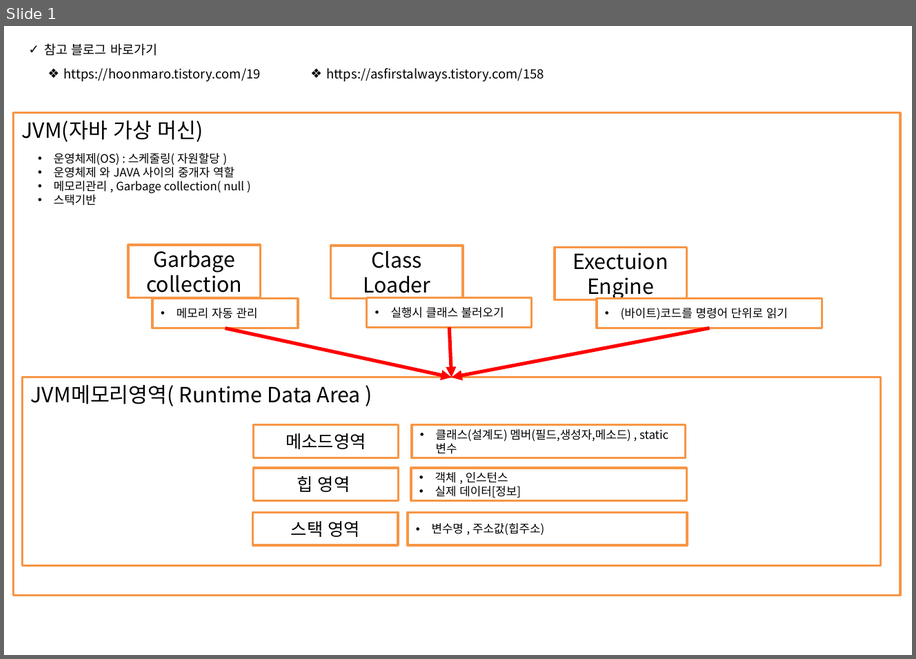
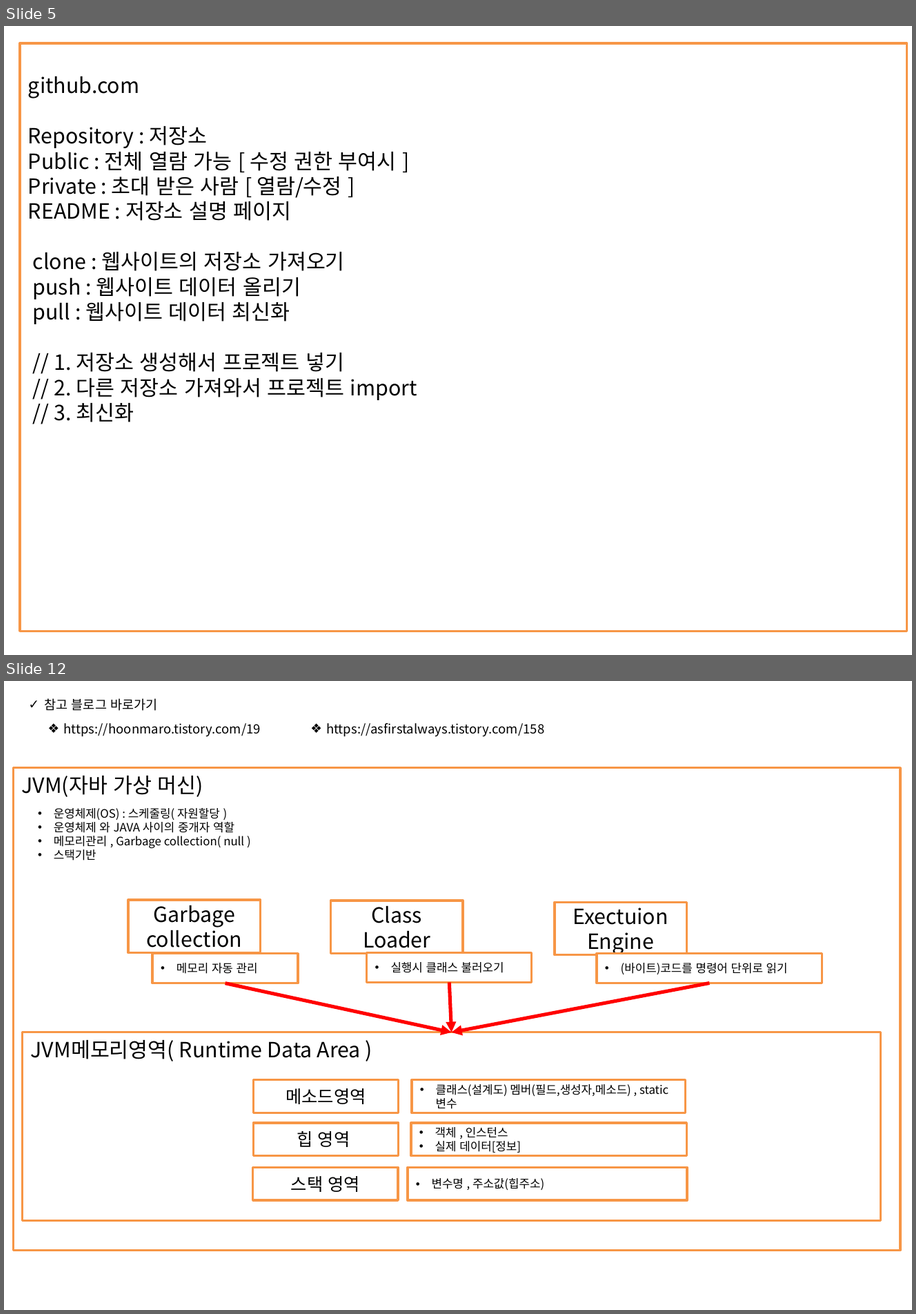
Before and after one commit to kth0027/ezen_kth, a slide deck: Study_Revise/JAVA-PPT/JAVA정리.pptx. Shown one above the other, each under a label of ours: slide 1 before the commit, slides 5 and 12 after it; the slides between them are not shown. The pictures are 916x659 and 916x1314 pixels, drawn with LibreOffice and Linux fonts; fonts in the diff are those of the drawing. Boxes give left, top, right and bottom in pixels: in the first picture for what was removed or moved away, otherwise in the second. Text is boxed around its words. In the diff, an @@ line names an element or a change of style, - is before the commit and + after.

```diff
--- a/Study_Revise/JAVA-PPT/JAVA정리.pptx
+++ b/Study_Revise/JAVA-PPT/JAVA정리.pptx
@@ slide 5 added at bbox=[4, 26, 912, 655], background #FFFFFF @@
@@ rectangle added at bbox=[20, 44, 907, 631], outline #F79646 2 pt, 18 pt, text #000000 @@
+github.com
+Repository : 저장소
+Public : 전체 열람 가능 [ 수정 권한 부여시 ]
+Private : 초대 받은 사람 [ 열람/수정 ]
+README : 저장소 설명 페이지
+clone : 웹사이트의 저장소 가져오기
+push : 웹사이트 데이터 올리기
+pull : 웹사이트 데이터 최신화
+// 1. 저장소 생성해서 프로젝트 넣기
+// 2. 다른 저장소 가져와서 프로젝트 import
+// 3. 최신화
@@ what was slide 1 is now slide 12 @@
```
Also in this commit, not shown: 3 slides changed, 27 other slides added, 9 other files.
